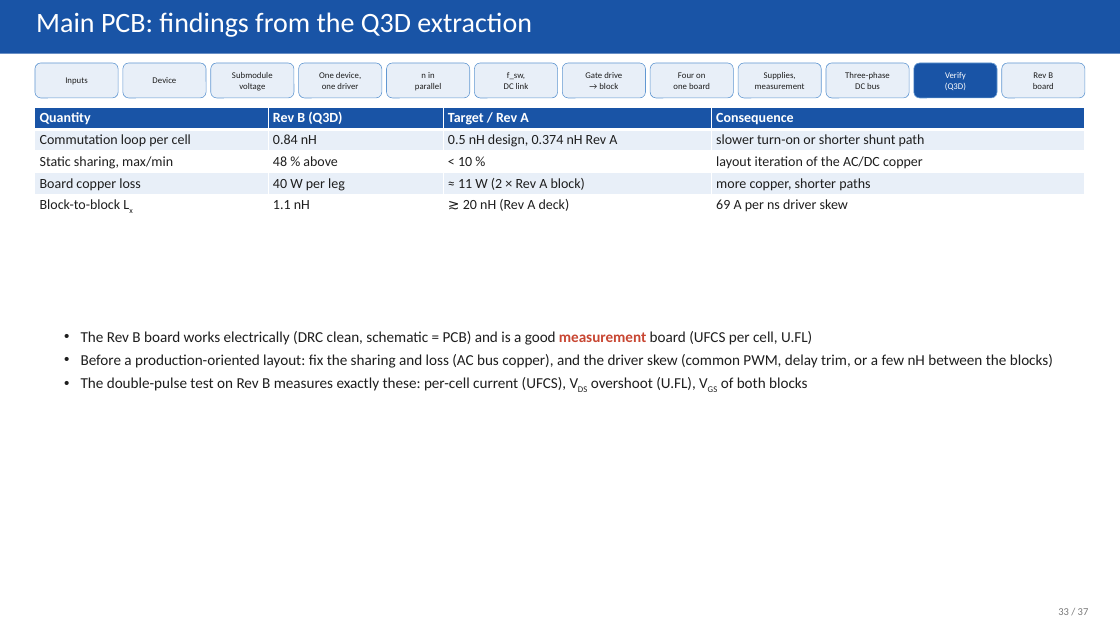
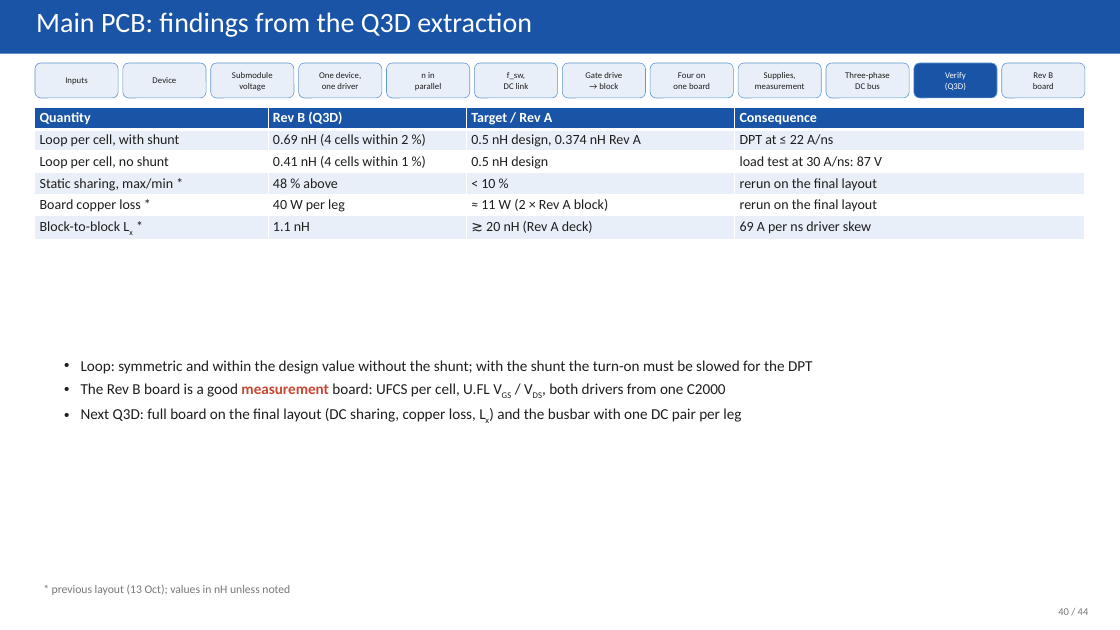
Before and after one commit to EnesAyaz/KTH, a slide deck: slide 40 of PCB-Design/reports/slides/spb_revb_design_flow.pptx (slide 33 before the commit). Drawn at 1120x630 pixels with LibreOffice and Linux fonts; fonts in the diff are those of the drawing. Boxes give left, top, right and bottom in pixels: in the first picture for what was removed or moved away, otherwise in the second. Text is boxed around its words. In the diff, an @@ line names an element or a change of style, - is before the commit and + after.

Commit message:
Rev B: 3D models for every part, board STEP, design-flow deck with final loop results
- make_3d_models_revb.py: box models (STEP + VRML) for 2EDF7275K, PMK UFCS, TDK 2220 (2.8 mm),
  WE-CNSW 1206, M6 AC bolt + Cu bar, LAM 4 + spreader; parts with project models move to spb_fab
- board STEP export (fab/spb-bb-revb.step); DRC 0/0/0, schematic = PCB
- render_3d_revb.py: 3D views for the deck from the KiCad models
- deck (44 slides): Rev B bypass figure, 3D slides, fast-loop Q3D results (0.69 nH with shunt,
  0.41 nH without, cells symmetric), shunt study, symmetry cause/fix; old full-board/busbar Q3D marked

```diff
--- a/PCB-Design/reports/slides/spb_revb_design_flow.pptx
+++ b/PCB-Design/reports/slides/spb_revb_design_flow.pptx
@@ table at bbox=[35, 108, 1086, 261] @@
-row 2: Commutation loop per cell | 0.84 nH | 0.5 nH design, 0.374 nH Rev A | slower turn-on or shorter shunt path
-row 3: Static sharing, max/min | 48 % above | < 10 % | layout iteration of the AC/DC copper
-row 4: Board copper loss | 40 W per leg | ≈ 11 W (2 × Rev A block) | more copper, shorter paths
-row 5: Block-to-block Lx | 1.1 nH | ≳ 20 nH (Rev A deck) | 69 A per ns driver skew
+row 2: Loop per cell, with shunt | 0.69 nH (4 cells within 2 %) | 0.5 nH design, 0.374 nH Rev A | DPT at ≤ 22 A/ns
+row 3: Loop per cell, no shunt | 0.41 nH (4 cells within 1 %) | 0.5 nH design | load test at 30 A/ns: 87 V
+row 4: Static sharing, max/min * | 48 % above | < 10 % | rerun on the final layout
+row 5: Board copper loss * | 40 W per leg | ≈ 11 W (2 × Rev A block) | rerun on the final layout
+row 6: Block-to-block Lx * | 1.1 nH | ≳ 20 nH (Rev A deck) | 69 A per ns driver skew
@@ text at bbox=[81, 360, 812, 422]: text changed @@
-• The Rev B board works electrically (DRC clean, schematic = PCB) and is a good measurement board (UFCS per cell, U.FL)
-• Before a production-oriented layout: fix the sharing and loss (AC bus copper), and the driver skew (common PWM, delay trim, or a few nH between the blocks)
-• The double-pulse test on Rev B measures exactly these: per-cell current (UFCS), VDS overshoot (U.FL), VGS of both blocks
+• Loop: symmetric and within the design value without the shunt; with the shunt the turn-on must be slowed for the DPT
+• The Rev B board is a good measurement board: UFCS per cell, U.FL VGS / VDS, both drivers from one C2000
+• Next Q3D: full board on the final layout (DC sharing, copper loss, Lx) and the busbar with one DC pair per leg
@@ text added at bbox=[52, 585, 290, 595], 10 pt, text #787878 @@
+* previous layout (13 Oct); values in nH unless noted
@@ text at bbox=[1058, 608, 1089, 615]: text changed @@
-33 / 37
+40 / 44
```
Also in this commit, not shown: 34 other slides changed, 7 slides added, 44 other files.
